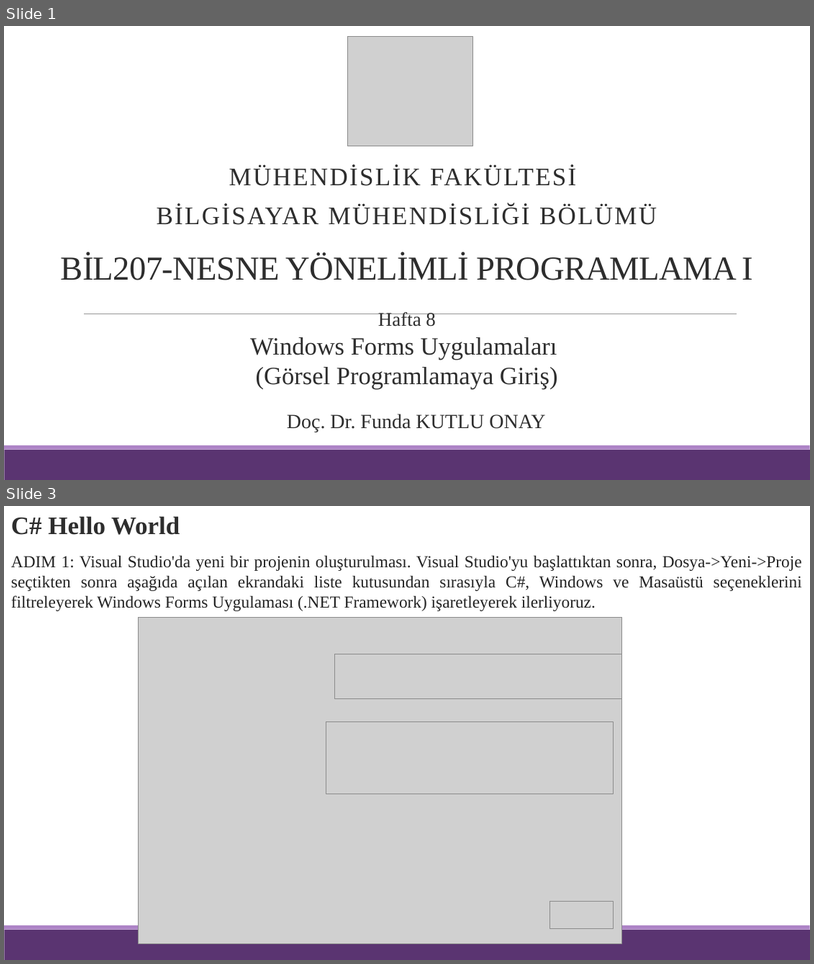
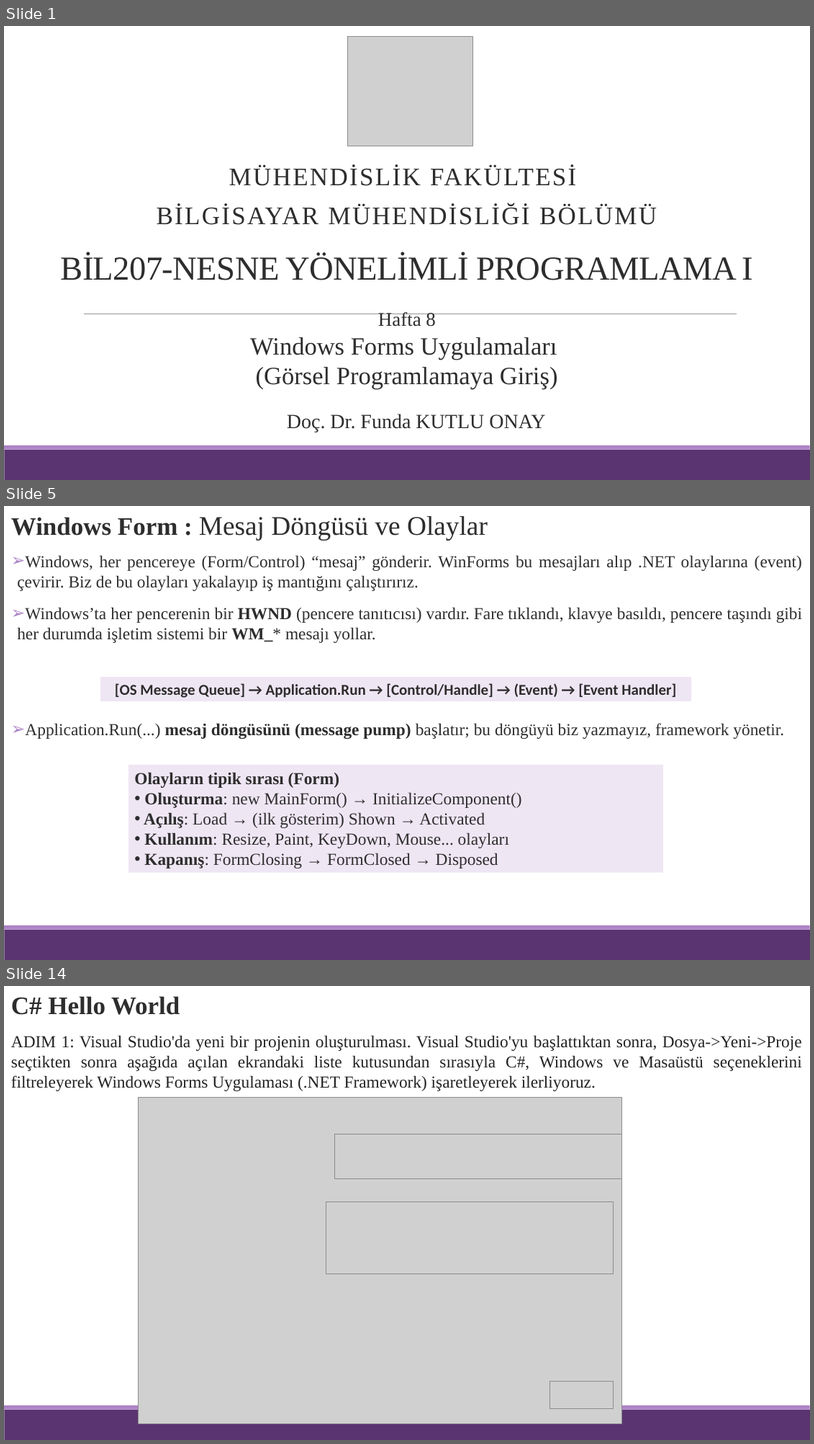
Before and after one commit to funkut/BM0207-BIL207-Ders-Notlar-, a slide deck: Hafta 8.pptx. Shown one above the other, each under a label of ours: slides 1 and 3 before the commit, slides 1, 5 and 14 after it; the slides between them are not shown. The pictures are 814x964 and 814x1444 pixels, drawn with LibreOffice and Linux fonts; fonts in the diff are those of the drawing; grey boxes stand for pictures. Boxes give left, top, right and bottom in pixels: in the first picture for what was removed or moved away, otherwise in the second. Text is boxed around its words. In the diff, an @@ line names an element or a change of style, - is before the commit and + after.

```diff
--- a/Hafta 8.pptx
+++ b/Hafta 8.pptx
@@ slide 5 added at <box>4,506,810,960</box>, background #FFFFFF; not listed: 2 template elements that a slide beside it also shows @@
@@ text added at <box>11,516,488,540</box>, 32 pt, text #2D2D2D @@
+Windows Form : Mesaj Döngüsü ve Olaylar
@@ text added at <box>17,556,802,739</box>, 20 pt, text #2D2D2D @@
+➢ Windows, her pencereye (Form/Control) “mesaj” gönderir. WinForms bu mesajları alıp .NET olaylarına (event) çevirir. Biz de bu olayları yakalayıp iş mantığını çalıştırırız.
+➢ Windows’ta her pencerenin bir HWND (pencere tanıtıcısı) vardır. Fare tıklandı, klavye basıldı, pencere taşındı gibi her durumda işletim sistemi bir WM_* mesajı yollar.
+➢ Application.Run(...) mesaj döngüsünü (message pump) başlatır; bu döngüyü biz yazmayız, framework yönetir.
@@ rectangle added at <box>100,677,692,701</box>, fill #EFE6F4, 18 pt, text #2D2D2D, bold @@
+[OS Message Queue] → Application.Run → [Control/Handle] → (Event) → [Event Handler]
@@ rectangle added at <box>129,764,664,872</box>, fill #EFE6F4, 20 pt, text #2D2D2D @@
+Olayların tipik sırası (Form)
+• Oluşturma: new MainForm() → InitializeComponent()
+• Açılış: Load → (ilk gösterim) Shown → Activated
+• Kullanım: Resize, Paint, KeyDown, Mouse... olayları
+• Kapanış: FormClosing → FormClosed → Disposed
@@ what was slide 3 is now slide 14 @@
```
Also in this commit, not shown: 1 slide changed, 10 other slides added.
